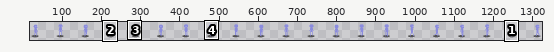
Sprite sheet: Project/Content/Sprites/Player/player.png. Above: a wide view before the commit, with the close-up outlined.
Close-up. As it was:
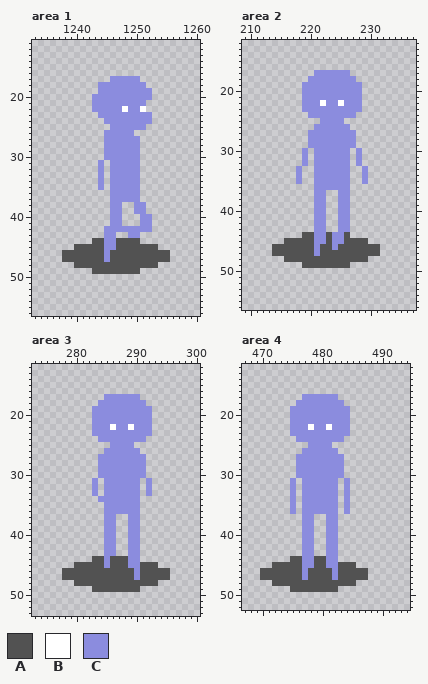
The file is 1344x64 pixels. Shown: area 1: x 1233..1260, y 11..56; area 2: x 209..237, y 12..56; area 3: x 273..300, y 12..53; area 4: x 467..494, y 12..52. The wide view leaves out empty margins. The commit also changed other parts of the picture, which this record leaves out.
Palette (. is transparent): A #525252  B #ffffff  C #8b8cde
After the commit:
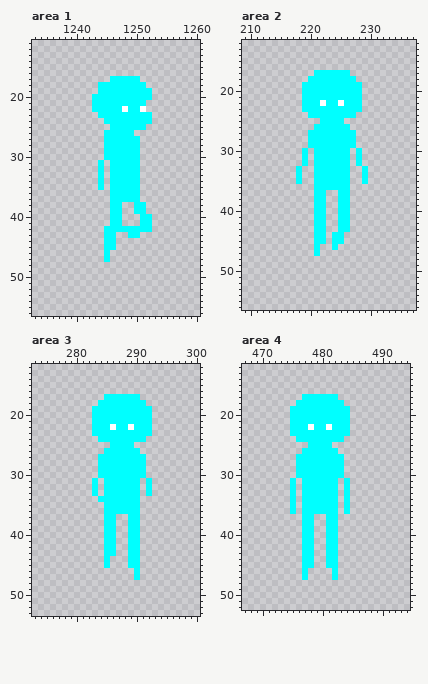
The exact change:
colour C: #8b8cde -> #00ffff
Area 1:
y 44: x 1243..1244 AA -> ..; x 1247..1250 AAAA -> ....
y 45: x 1240..1244 AAAAA -> .....; x 1247..1253 AAAAAAA -> .......
y 46..47: x 1238..1244 AAAAAAA -> .......; x 1246..1255 AAAAAAAAAA -> ..........
y 48: x 1240..1253 AAAAAAAAAAAAAA -> ..............
y 49: x 1243..1250 AAAAAAAA -> ........
Area 2:
y 44: x 219..220 AA -> ..; x 223 A -> .; x 226 A -> .
y 45: x 216..220 AAAAA -> .....; x 223 A -> .; x 226..229 AAAA -> ....
y 46: x 214..220 AAAAAAA -> .......; x 222..223 AA -> ..; x 225..231 AAAAAAA -> .......
y 47: x 214..220 AAAAAAA -> .......; x 222..231 AAAAAAAAAA -> ..........
y 48: x 216..229 AAAAAAAAAAAAAA -> ..............
y 49: x 219..226 AAAAAAAA -> ........
Area 3:
y 44: x 283..284 AA -> ..; x 286..288 AAA -> ...
y 45: x 280..284 AAAAA -> .....; x 286..288 AAA -> ...; x 291..293 AAA -> ...
y 46..47: x 278..289 AAAAAAAAAAAA -> ............; x 291..295 AAAAA -> .....
y 48: x 280..293 AAAAAAAAAAAAAA -> ..............
y 49: x 283..290 AAAAAAAA -> ........
Area 4:
y 44: x 475..476 AA -> ..; x 479..480 AA -> ..
y 45: x 472..476 AAAAA -> .....; x 479..480 AA -> ..; x 483..485 AAA -> ...
y 46..47: x 470..476 AAAAAAA -> .......; x 478..481 AAAA -> ....; x 483..487 AAAAA -> .....
y 48: x 472..485 AAAAAAAAAAAAAA -> ..............
y 49: x 475..482 AAAAAAAA -> ........
